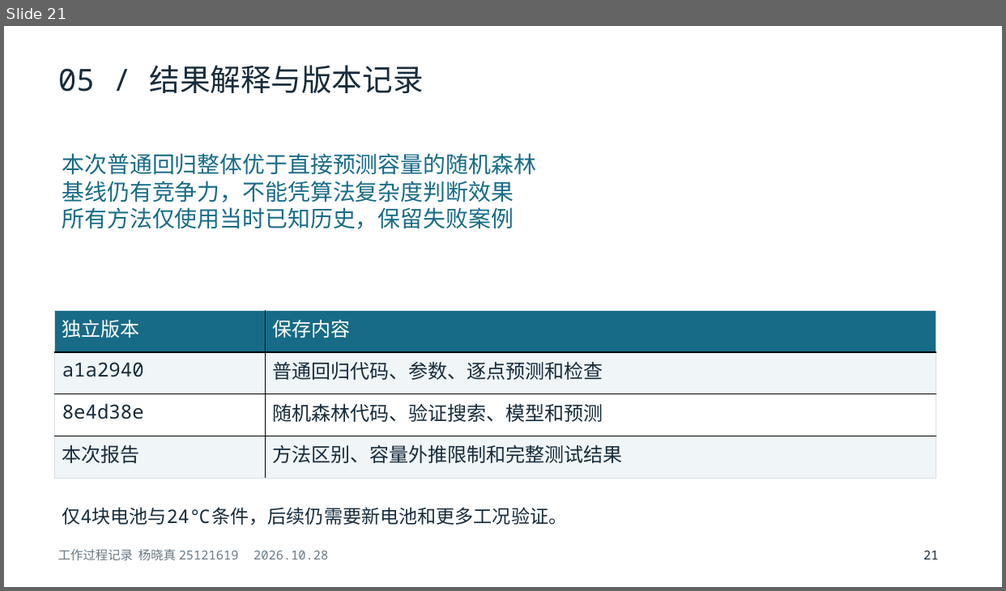
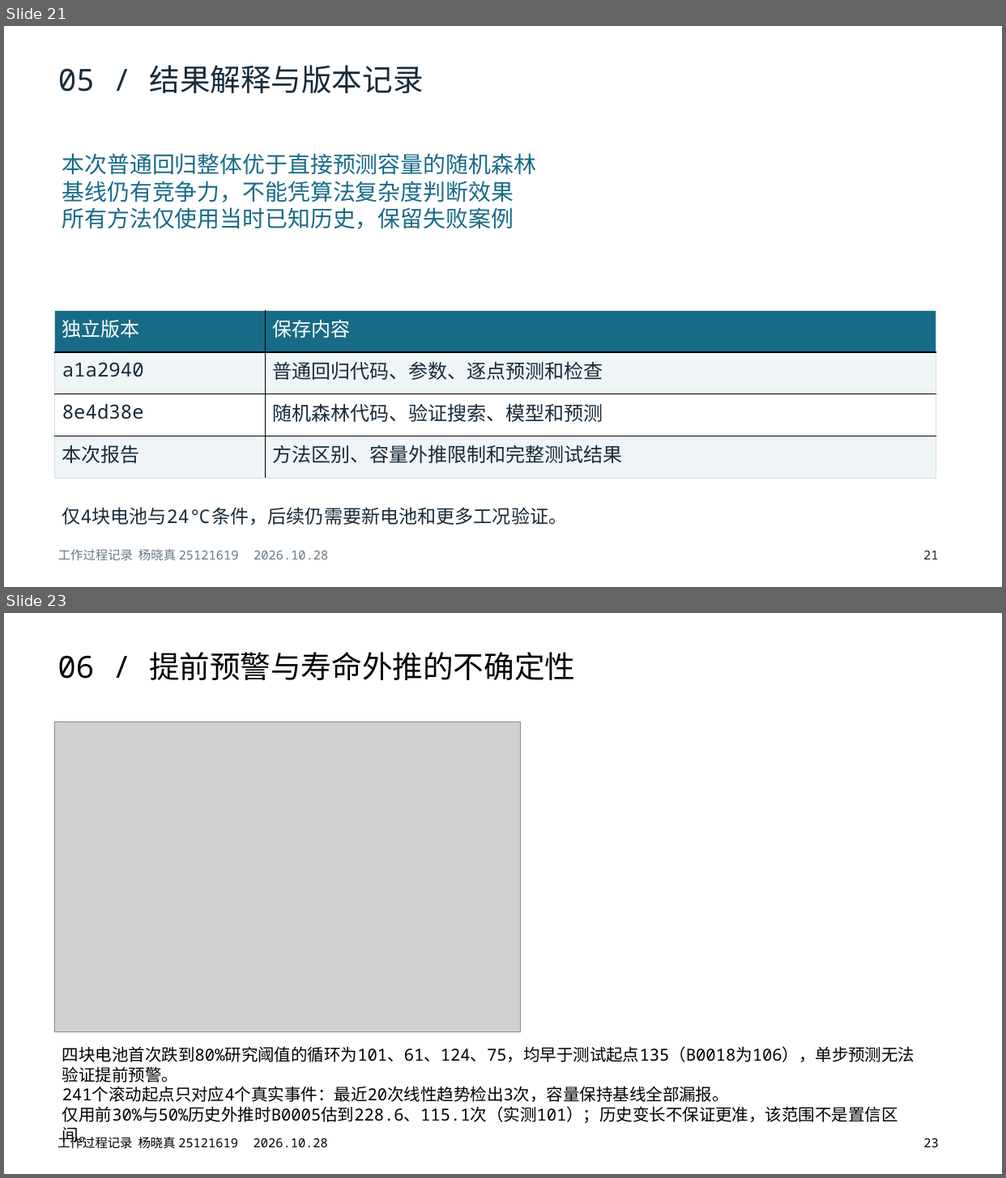
Before and after one commit to yxz666-Y/python-midterm-pre, a slide deck: deliverables/题目三_工作过程.pptx. Shown one above the other, each under a label of ours: slide 21 before the commit, slides 21 and 23 after it; the slides between them are not shown. The pictures are 1006x591 and 1006x1178 pixels, drawn with LibreOffice and Linux fonts; fonts in the diff are those of the drawing; grey boxes stand for pictures. Boxes give left, top, right and bottom in pixels: in the first picture for what was removed or moved away, otherwise in the second. Text is boxed around its words. In the diff, an @@ line names an element or a change of style, - is before the commit and + after.

Commit message:
ppt: 过程PPT补充第九步不确定性与维护建议三页
第22页误差方向与容量高估风险、第23页提前预警与寿命外推的不确定性、第24页使用维护与更换建议；数字取自results/step09。新增tools/append_ppt_pages.py，重复运行不会重复追加。

```diff
--- a/deliverables/题目三_工作过程.pptx
+++ b/deliverables/题目三_工作过程.pptx
@@ slide 23 added at box(4, 613, 1002, 1174), background #FFFFFF @@
@@ text added at box(57, 652, 575, 680), 29.2 pt, text #000000 @@
+06 / 提前预警与寿命外推的不确定性
@@ picture added at box(55, 722, 521, 1033) @@
@@ text added at box(62, 1046, 915, 1123), 16 pt, text #000000 @@
+四块电池首次跌到80%研究阈值的循环为101、61、124、75，均早于测试起点135（B0018为106），单步预测无法验证提前预警。
+241个滚动起点只对应4个真实事件：最近20次线性趋势检出3次，容量保持基线全部漏报。
+仅用前30%与50%历史外推时B0005估到228.6、115.1次（实测101）；历史变长不保证更准，该范围不是置信区间。
@@ text added at box(57, 1135, 328, 1149), 12 pt, text #000000 @@
+工作过程记录 杨晓真 25121619 2026.10.28
@@ text added at box(923, 1139, 938, 1148), 12 pt, text #000000 @@
+23
```
Also in this commit, not shown: 2 other slides added, 2 other files.
